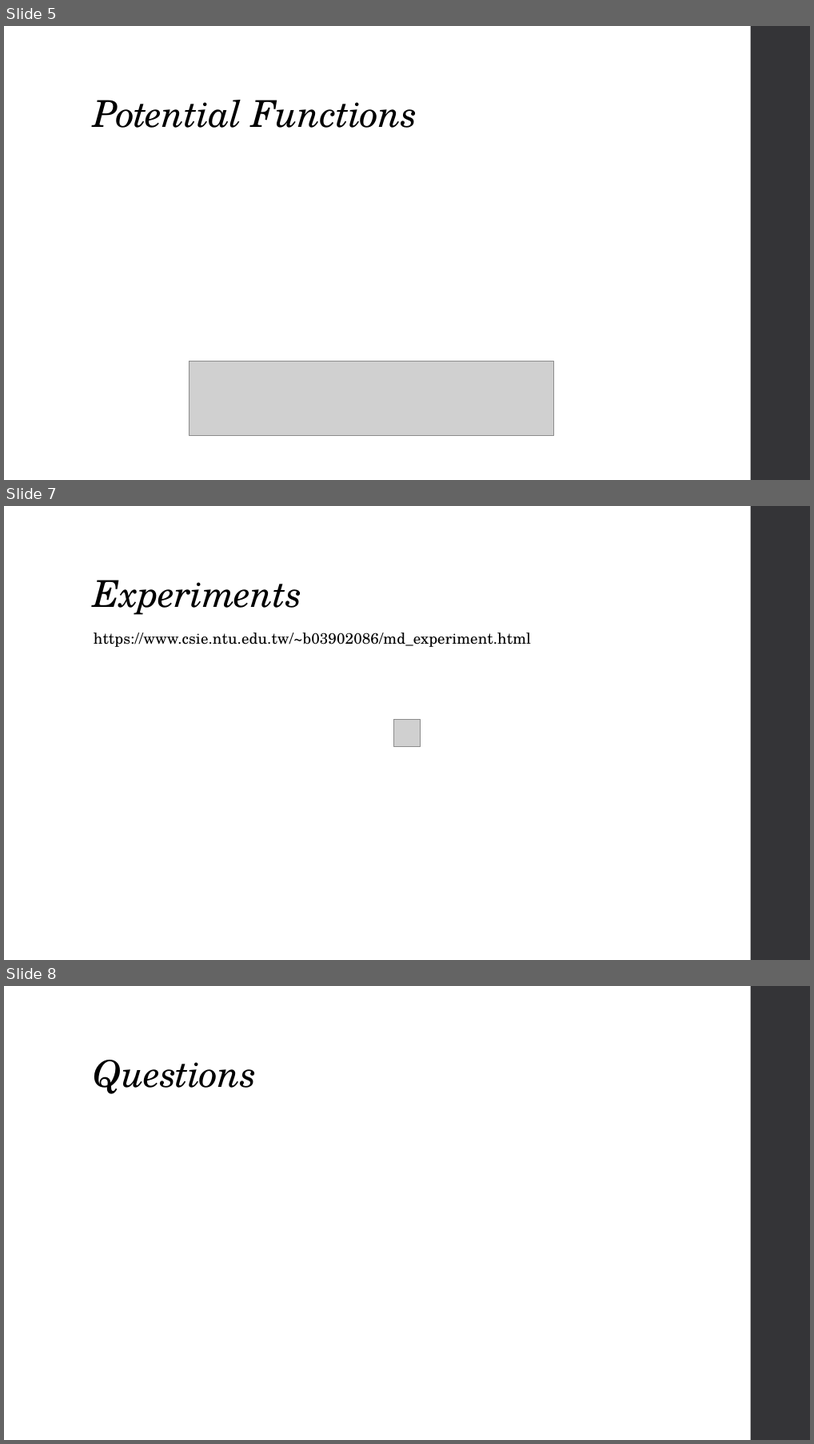
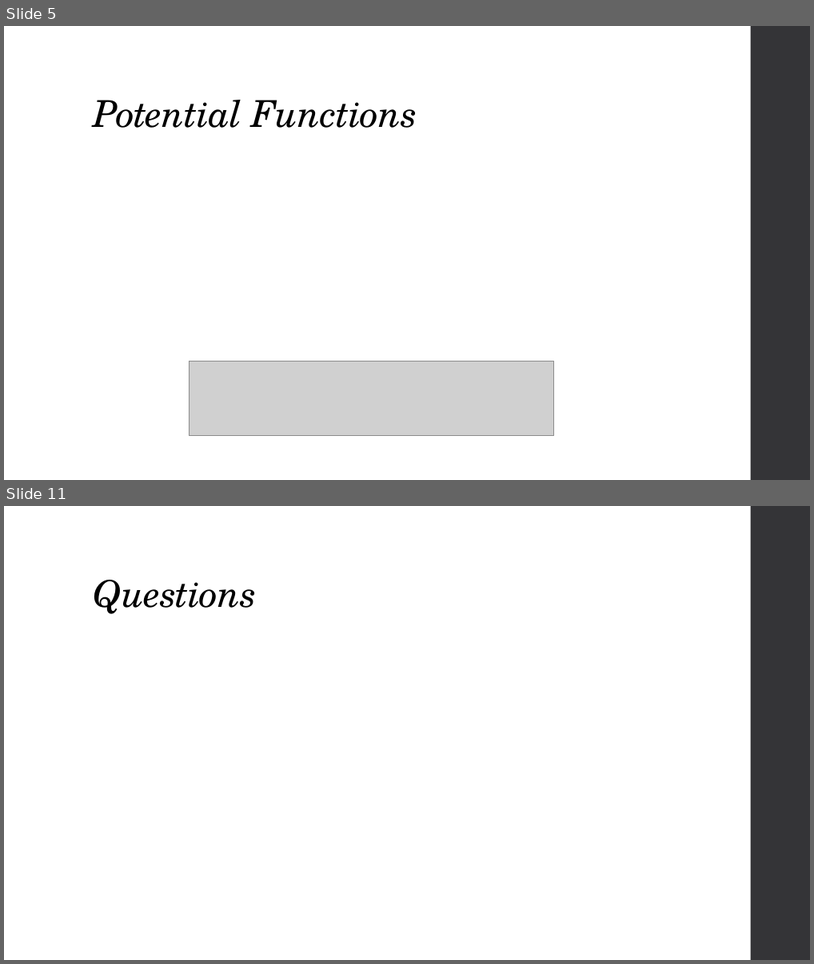
Before and after one commit to Rajon010/MD2016_Final, a slide deck: presentation.pptx. Shown one above the other, each under a label of ours: slides 5, 7 and 8 before the commit, slides 5 and 11 after it; the slides between them are not shown. The pictures are 814x1444 and 814x964 pixels, drawn with LibreOffice and Linux fonts; fonts in the diff are those of the drawing; grey boxes stand for pictures. Boxes give left, top, right and bottom in pixels: in the first picture for what was removed or moved away, otherwise in the second. Text is boxed around its words. In the diff, an @@ line names an element or a change of style, - is before the commit and + after.

```diff
--- a/presentation.pptx
+++ b/presentation.pptx
@@ slide 7 removed at <box>4,506,810,960</box>, background #FFFFFF; not listed: 1 template element that a slide beside it also shows @@
@@ title removed at <box>94,580,302,615</box> @@
-Experiments
@@ text removed at <box>94,632,531,647</box> @@
-https://www.csie.ntu.edu.tw/~b03902086/md_experiment.html
@@ picture removed at <box>394,720,420,746</box> @@
@@ what was slide 8 is now slide 11 @@
```
Also in this commit, not shown: 2 slides changed, 5 slides added, 1 other slide removed.
